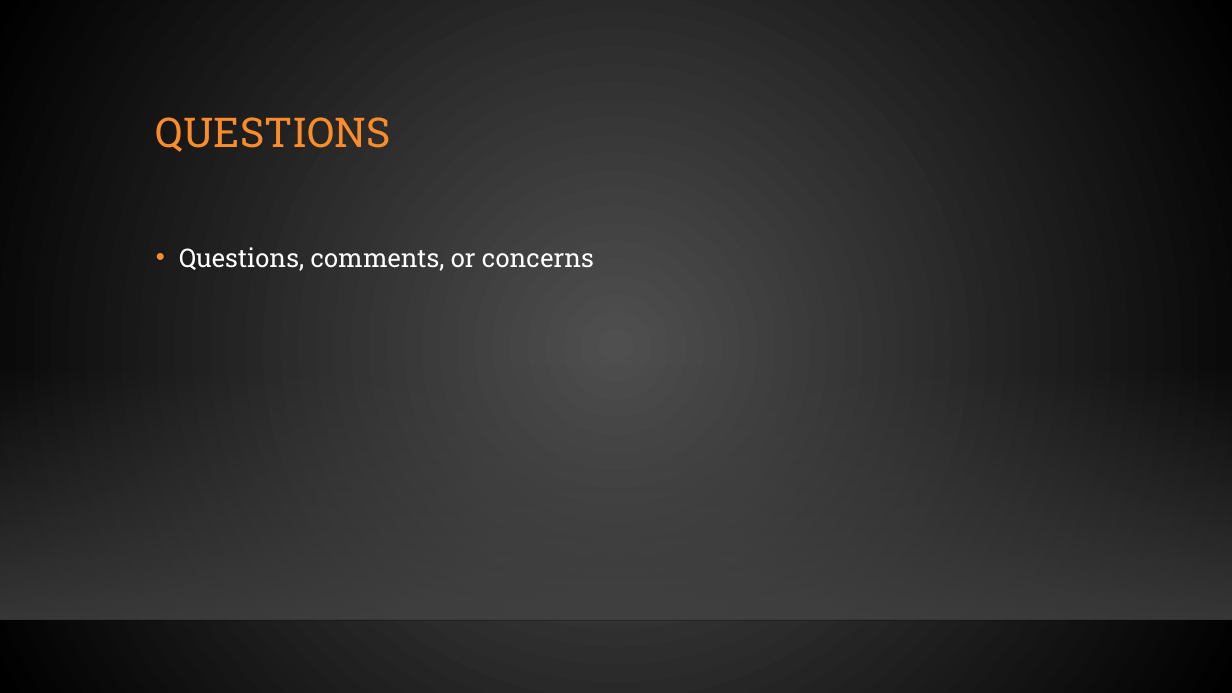
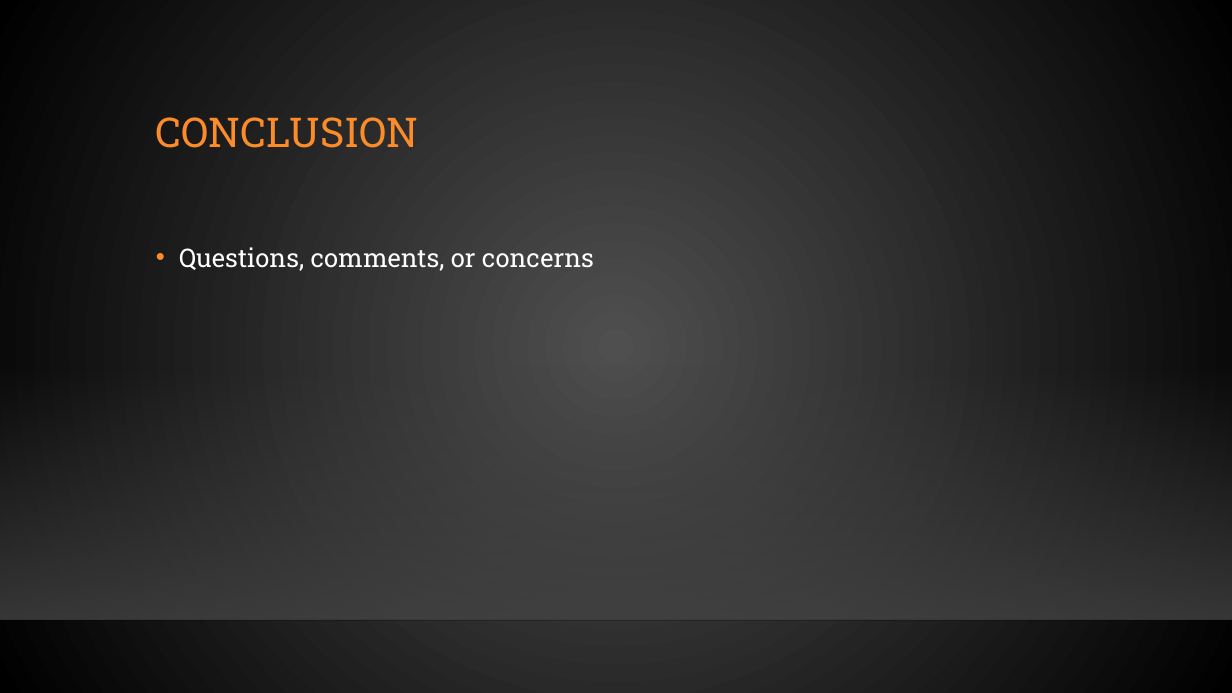
Before and after one commit to jobongie/group10_project2, a slide deck: slide 16 of Project_2_Group_10.pptx (slide 15 before the commit). Drawn at 1232x693 pixels with LibreOffice and Linux fonts; fonts in the diff are those of the drawing; background and template pictures are left out. Boxes give left, top, right and bottom in pixels: in the first picture for what was removed or moved away, otherwise in the second. Text is boxed around its words. In the diff, an @@ line names an element or a change of style, - is before the commit and + after.

```diff
--- a/Project_2_Group_10.pptx
+++ b/Project_2_Group_10.pptx
@@ title at [156, 117, 419, 148]: text changed @@
-QUESTIONS
+CONCLUSION
```
Also in this commit, not shown: 5 other slides changed, 8 slides added, 7 slides removed, 58 other files.
